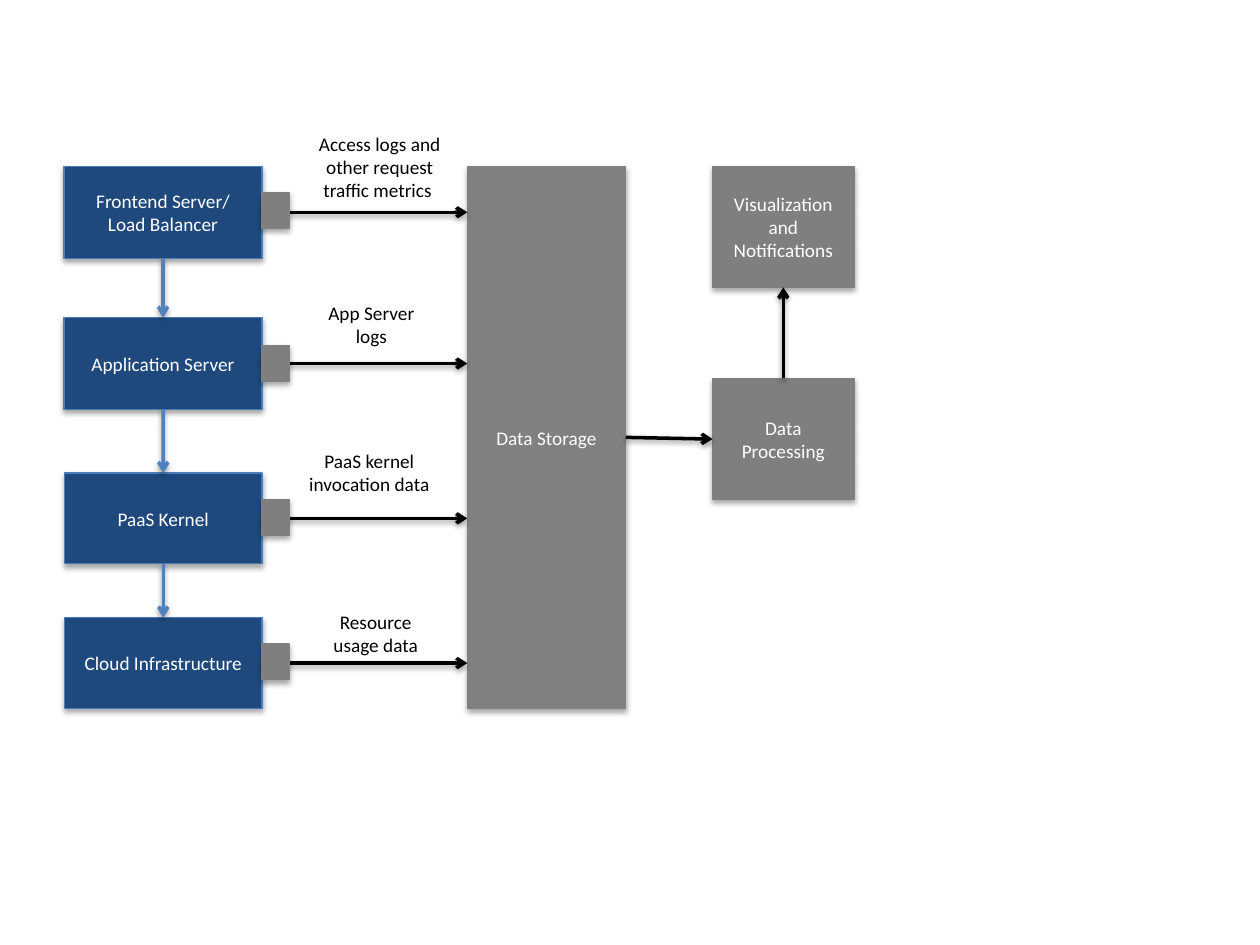
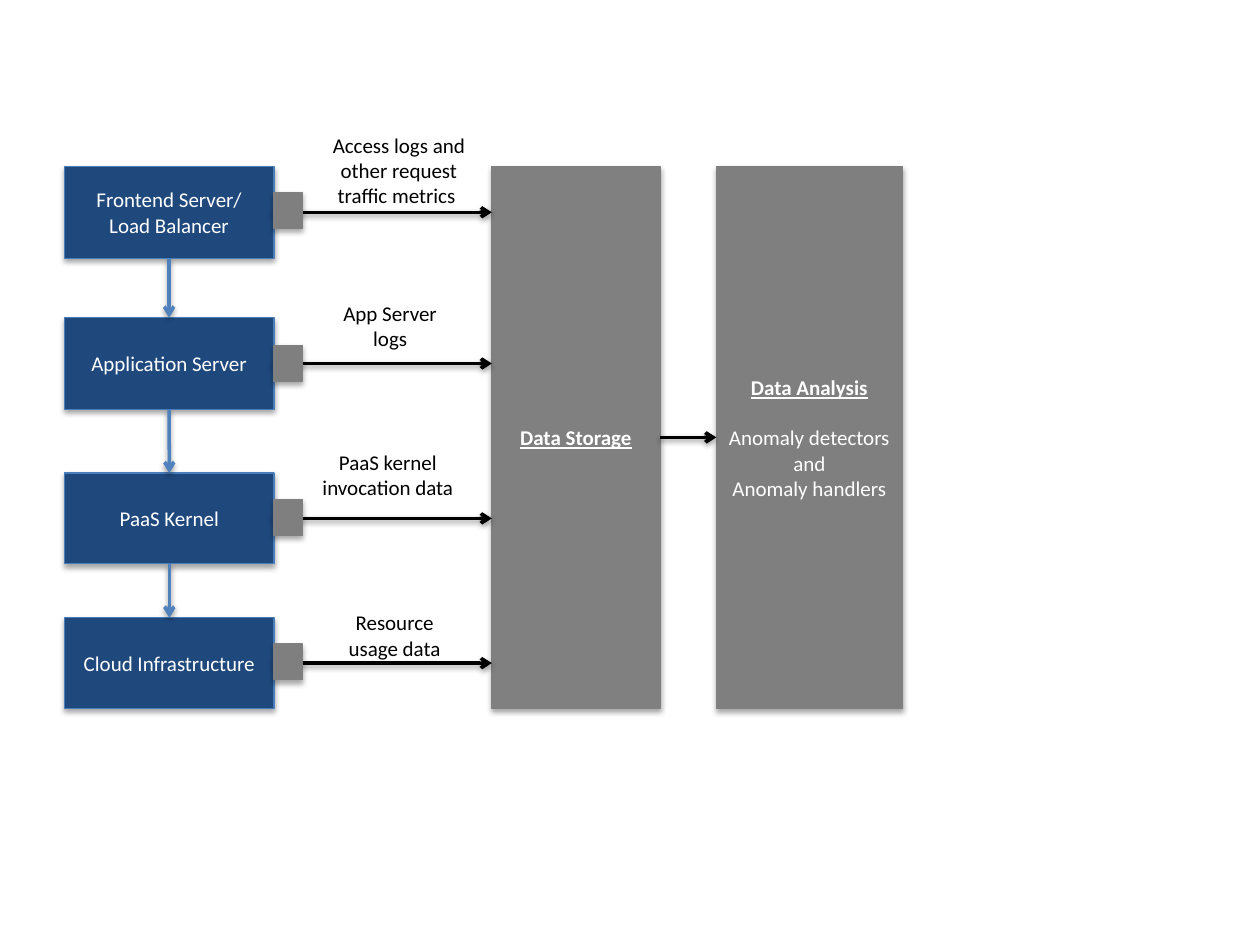
Before and after one commit to Dithn/eager-appscale, a slide deck: slide 14 of Eager/elk-experiment/Huawei_Presentation_1.pptx. Drawn at 1260x945 pixels with LibreOffice and Linux fonts; fonts in the diff are those of the drawing. Boxes give left, top, right and bottom in pixels: in the first picture for what was removed or moved away, otherwise in the second. Text is boxed around its words. In the diff, an @@ line names an element or a change of style, - is before the commit and + after.

```diff
--- a/Eager/elk-experiment/Huawei_Presentation_1.pptx
+++ b/Eager/elk-experiment/Huawei_Presentation_1.pptx
@@ size 11 to 12 pt in 8 elements at (64,472,273,563), (64,617,273,708), (64,166,275,258), (64,318,275,410), (349,616,441,662), (343,307,437,350), (322,455,453,495), (333,138,465,203) @@
@@ text "Access logs and other request ...": place and size @@
-text "Access logs and other request ..." at (319,137,440,197)
+text "Access logs and other request ..." at (333,138,465,203)
@@ rectangle "Frontend Server/": place and size @@
-rectangle "Frontend Server/" at (64,166,262,258)
+rectangle "Frontend Server/" at (64,166,275,258)
@@ rectangle "Data Storage": place and size @@
-rectangle "Data Storage" at (467,166,626,708)
+rectangle "Data Storage" at (491,166,659,708)
@@ rectangle "Data Storage" at (491,166,659,708): size 11 to 12 pt, bold on, underline on @@
@@ rectangle removed at (713,166,854,287) @@
-Visualization
-and
-Notifications
@@ rectangle "Data Analysis": place and size @@
-rectangle "Data Analysis" at (713,378,854,499)
+rectangle "Data Analysis" at (717,166,903,708)
@@ arrow moved from (262, 212) - (467, 212) to (275, 212) - (491, 212) @@
@@ text "App Server logs": place and size @@
-text "App Server logs" at (328,307,414,347)
+text "App Server logs" at (343,307,437,350)
@@ arrow removed from (784, 378) to (784, 287) @@
@@ rectangle "Application Server": place and size @@
-rectangle "Application Server" at (64,318,262,410)
+rectangle "Application Server" at (64,318,275,410)
@@ arrow moved from (262, 364) - (467, 364) to (275, 364) - (491, 364) @@
@@ text in rectangle at (729,380,889,500): text changed; size 11 to 12 pt @@
-Data Processing
+Data Analysis
+Anomaly detectors
+and
+Anomaly handlers
@@ 3 arrows: place and size @@
-3 arrows at (163,258,164,617)
+3 arrows at (169,258,169,617)
@@ text "PaaS kernel invocation data": place and size @@
-text "PaaS kernel invocation data" at (309,454,430,491)
+text "PaaS kernel invocation data" at (322,455,453,495)
@@ arrow moved from (626, 437) - (713, 438) to (660, 437) - (717, 437) @@
@@ rectangle "PaaS Kernel": place and size @@
-rectangle "PaaS Kernel" at (64,472,262,563)
+rectangle "PaaS Kernel" at (64,472,273,563)
@@ arrow moved from (262, 518) - (467, 518) to (275, 518) - (491, 518) @@
@@ rectangle "Cloud Infrastructure": place and size @@
-rectangle "Cloud Infrastructure" at (64,617,262,708)
+rectangle "Cloud Infrastructure" at (64,617,273,708)
@@ text "Resource usage data": place and size @@
-text "Resource usage data" at (333,616,418,656)
+text "Resource usage data" at (349,616,441,662)
@@ 4 rectangles: place and size @@
-4 rectangles at (262,193,289,679)
+4 rectangles at (275,193,304,679)
@@ arrow moved from (262, 663) - (467, 663) to (275, 663) - (491, 663) @@
```
Also in this commit, not shown: 2 other files.
